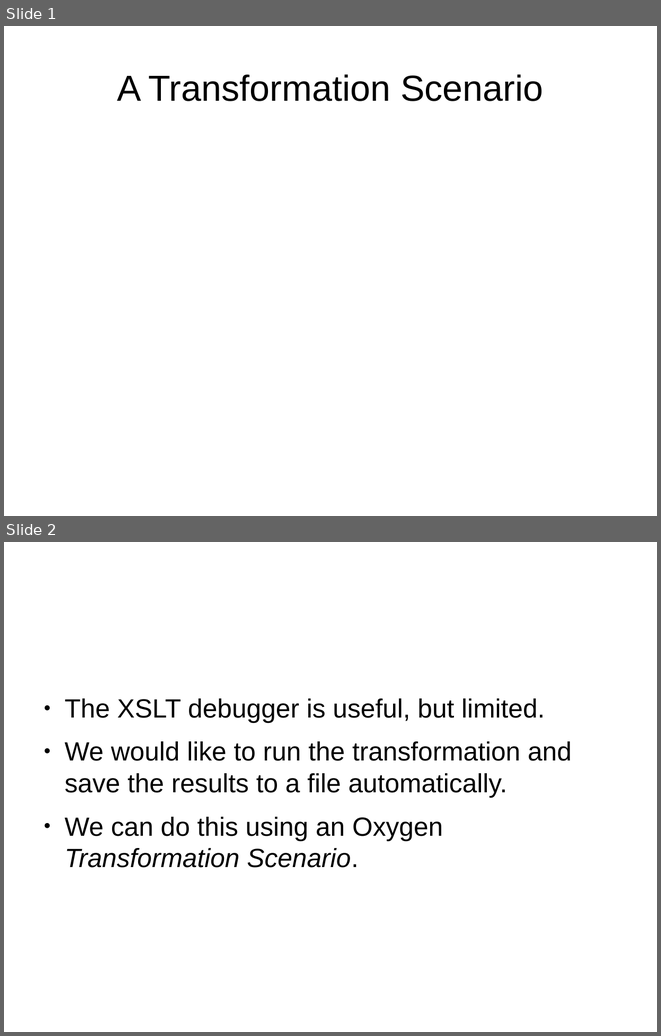
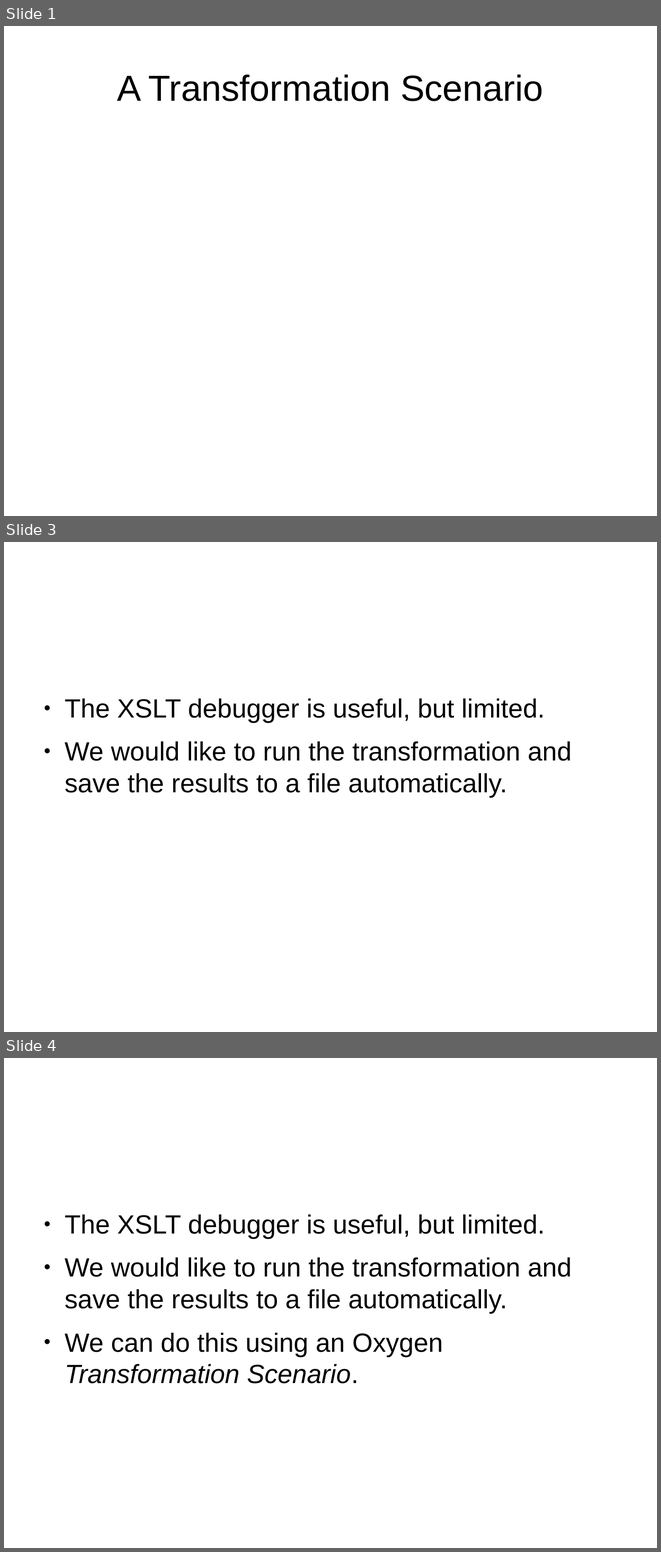
Before and after one commit to martindholmes/XSLT_workshops, a slide deck: intro/presentations/03_xslt_scenario.odp. Shown one above the other, each under a label of ours: slides 1 and 2 before the commit, slides 1, 3 and 4 after it; the slides between them are not shown. The pictures are 661x1036 and 661x1552 pixels, drawn with LibreOffice and Linux fonts; fonts in the diff are those of the drawing. Boxes give left, top, right and bottom in pixels: in the first picture for what was removed or moved away, otherwise in the second. Text is boxed around its words. In the diff, an @@ line names an element or a change of style, - is before the commit and + after.

```diff
--- a/intro/presentations/03_xslt_scenario.odp
+++ b/intro/presentations/03_xslt_scenario.odp
@@ slide 3 added at (4,542,657,1032), background #FFFFFF @@
@@ text added at (64,698,572,797), 32 pt, text #000000 @@
+● The XSLT debugger is useful, but limited.
+● We would like to run the transformation and save the results to a file automatically.
@@ what was slide 2 is now slide 4 @@
```
Also in this commit, not shown: 3 other slides added, 1 other file.
